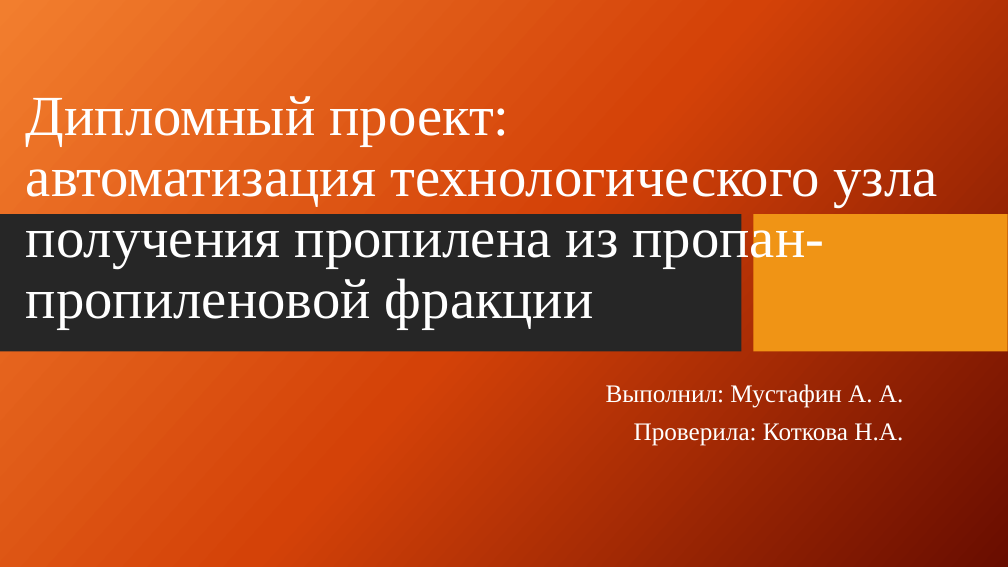
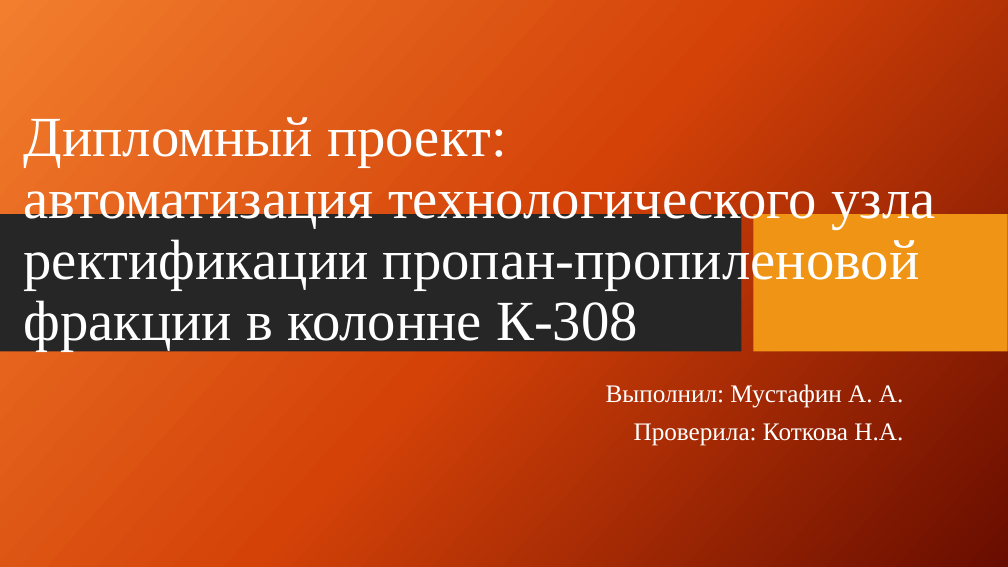
Before and after one commit to David2261/Scheme_Automation, a slide deck: slide 1 of 2023/Диплом/Адель/Презентация Адель.pptx. Drawn at 1008x567 pixels with LibreOffice and Linux fonts; fonts in the diff are those of the drawing; background and template pictures are left out. Boxes give left, top, right and bottom in pixels: in the first picture for what was removed or moved away, otherwise in the second. Text is boxed around its words. In the diff, an @@ line names an element or a change of style, - is before the commit and + after.

```diff
--- a/2023/Диплом/Адель/Презентация Адель.pptx
+++ b/2023/Диплом/Адель/Презентация Адель.pptx
@@ title at (24,117,935,351): text changed @@
-Дипломный проект:
-автоматизация технологического узла получения пропилена из пропан-пропиленовой фракции
+Дипломный проект:
+автоматизация технологического узла ректификации пропан-пропиленовой фракции в колонне К-308
```
Also in this commit, not shown: 1 other slide changed, 7 other files.
